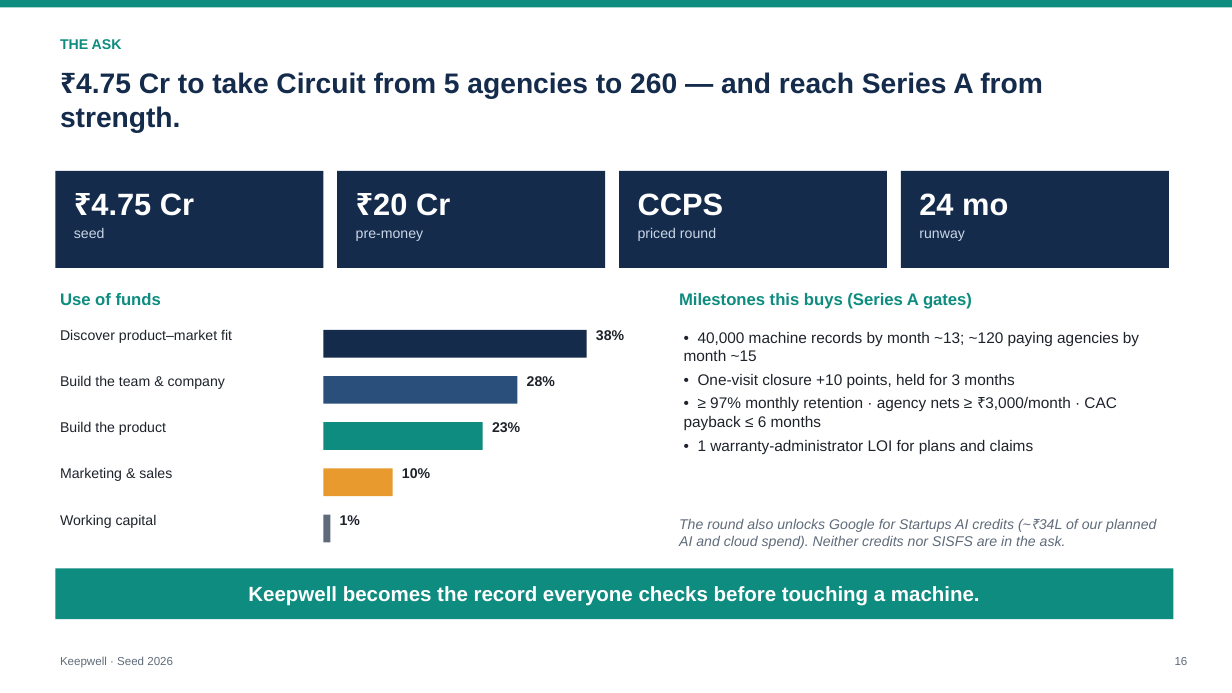
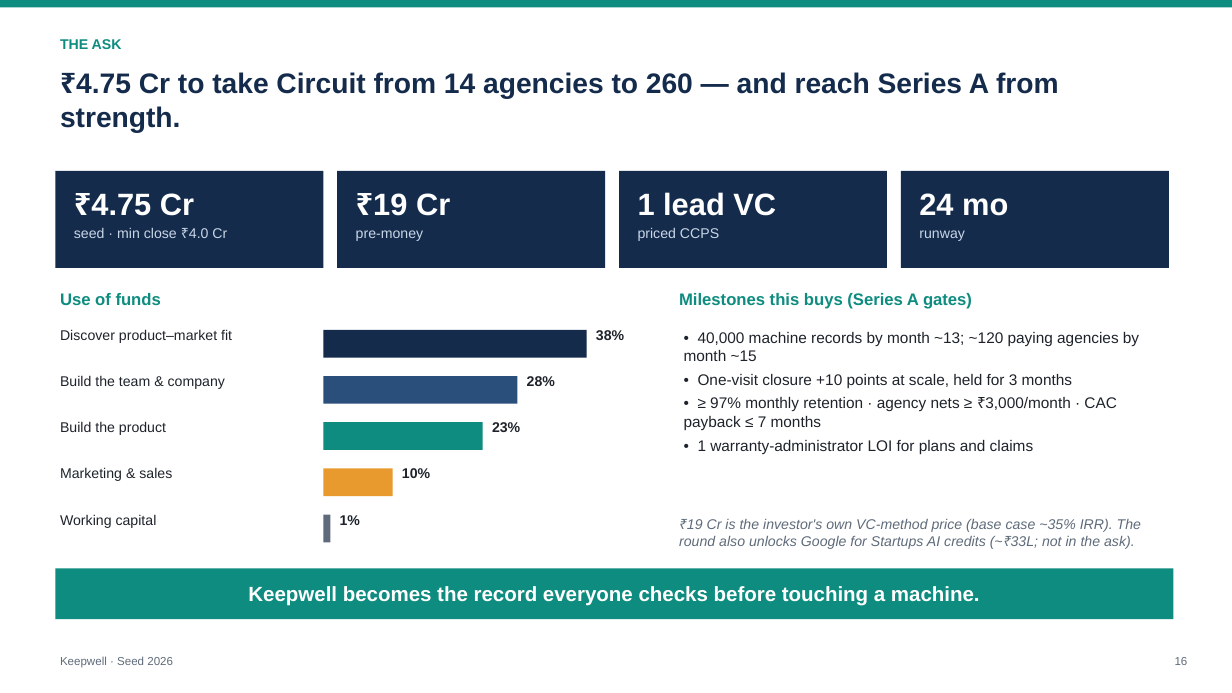
Before and after one commit to PrathyushaKalluri/keepwell, a slide deck: slide 16 of pitch/deck/Keepwell_Seed_Deck.pptx. Drawn at 1232x693 pixels with LibreOffice and Linux fonts; fonts in the diff are those of the drawing. Boxes give left, top, right and bottom in pixels: in the first picture for what was removed or moved away, otherwise in the second. Text is boxed around its words. In the diff, an @@ line names an element or a change of style, - is before the commit and + after.

```diff
--- a/pitch/deck/Keepwell_Seed_Deck.pptx
+++ b/pitch/deck/Keepwell_Seed_Deck.pptx
@@ text at [60, 72, 1059, 133]: text changed @@
-₹4.75 Cr to take Circuit from 5 agencies to 260 — and reach Series A from strength.
+₹4.75 Cr to take Circuit from 14 agencies to 260 — and reach Series A from strength.
@@ text at [373, 193, 450, 216]: text changed @@
-₹20 Cr
+₹19 Cr
@@ text at [638, 192, 776, 216]: text changed @@
-CCPS
+1 lead VC
@@ text at [74, 228, 227, 238]: text changed @@
-seed
+seed · min close ₹4.0 Cr
@@ text at [638, 228, 719, 241]: text changed @@
-priced round
+priced CCPS
@@ text at [684, 374, 1116, 430]: text changed @@
-• One-visit closure +10 points, held for 3 months
-• ≥ 97% monthly retention · agency nets ≥ ₹3,000/month · CAC payback ≤ 6 months
+• One-visit closure +10 points at scale, held for 3 months
+• ≥ 97% monthly retention · agency nets ≥ ₹3,000/month · CAC payback ≤ 7 months
@@ text at [679, 519, 1141, 549]: text changed @@
-The round also unlocks Google for Startups AI credits (~₹34L of our planned AI and cloud spend). Neither credits nor SISFS are in the ask.
+₹19 Cr is the investor's own VC-method price (base case ~35% IRR). The round also unlocks Google for Startups AI credits (~₹33L; not in the ask).
```
Also in this commit, not shown: 24 other slides changed, 25 other files.
